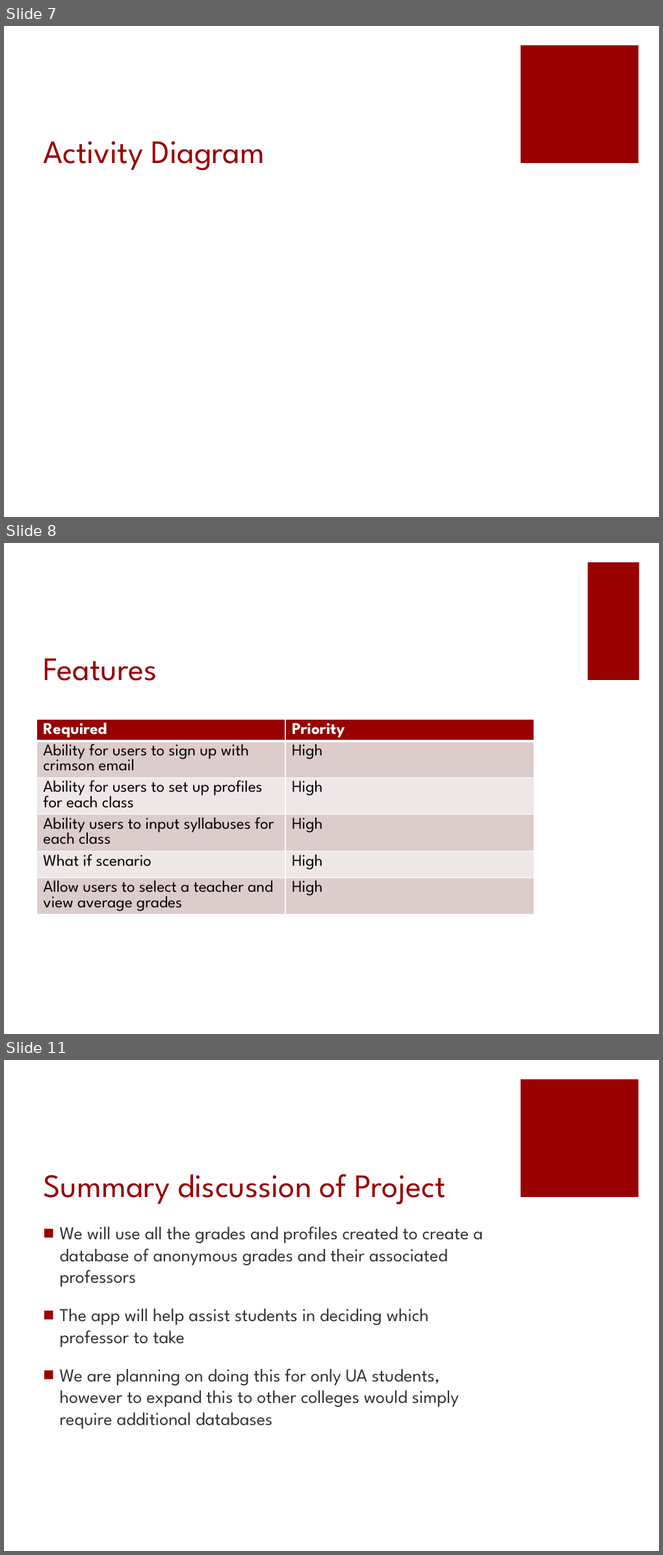
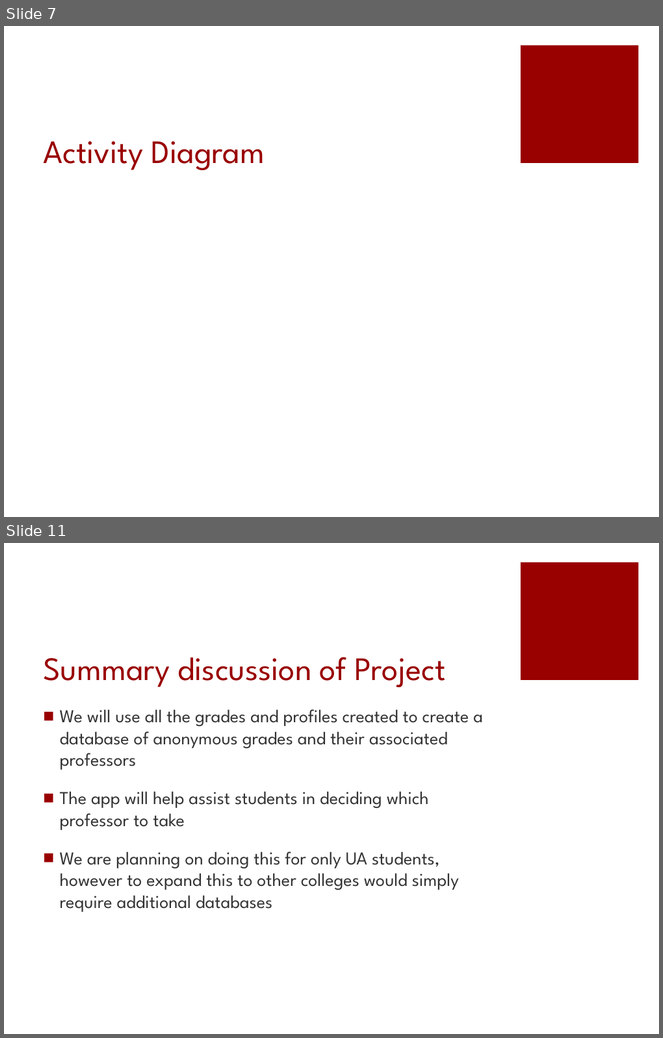
Before and after one commit to amdonham/DropGrade, a slide deck: Documents/SeniorDesignRequirementsP1.pptx. Shown one above the other, each under a label of ours: slides 7, 8 and 11 before the commit, slides 7 and 11 after it; the slides between them are not shown. The pictures are 663x1555 and 663x1038 pixels, drawn with LibreOffice and Linux fonts; fonts in the diff are those of the drawing. Boxes give left, top, right and bottom in pixels: in the first picture for what was removed or moved away, otherwise in the second. Text is boxed around its words. In the diff, an @@ line names an element or a change of style, - is before the commit and + after.

```diff
--- a/Documents/SeniorDesignRequirementsP1.pptx
+++ b/Documents/SeniorDesignRequirementsP1.pptx
@@ slide 8 removed at (4,543,659,1034), background #FFFFFF @@
@@ rectangle removed at (588,562,640,680) @@
@@ title removed at (43,658,157,681) @@
-Features
@@ table removed at (36,719,534,975), 6 rows, 2 columns @@
-Required | Priority
-Ability for users to sign up with crimson email | High
-Ability for users to set up profiles for each class | High
-Ability users to input syllabuses for each class | High
-What if scenario | High
-Allow users to select a teacher and view average grades | High
```
Also in this commit, not shown: 3 slides changed, 2 slides added, 1 other slide removed, 1 other file.
